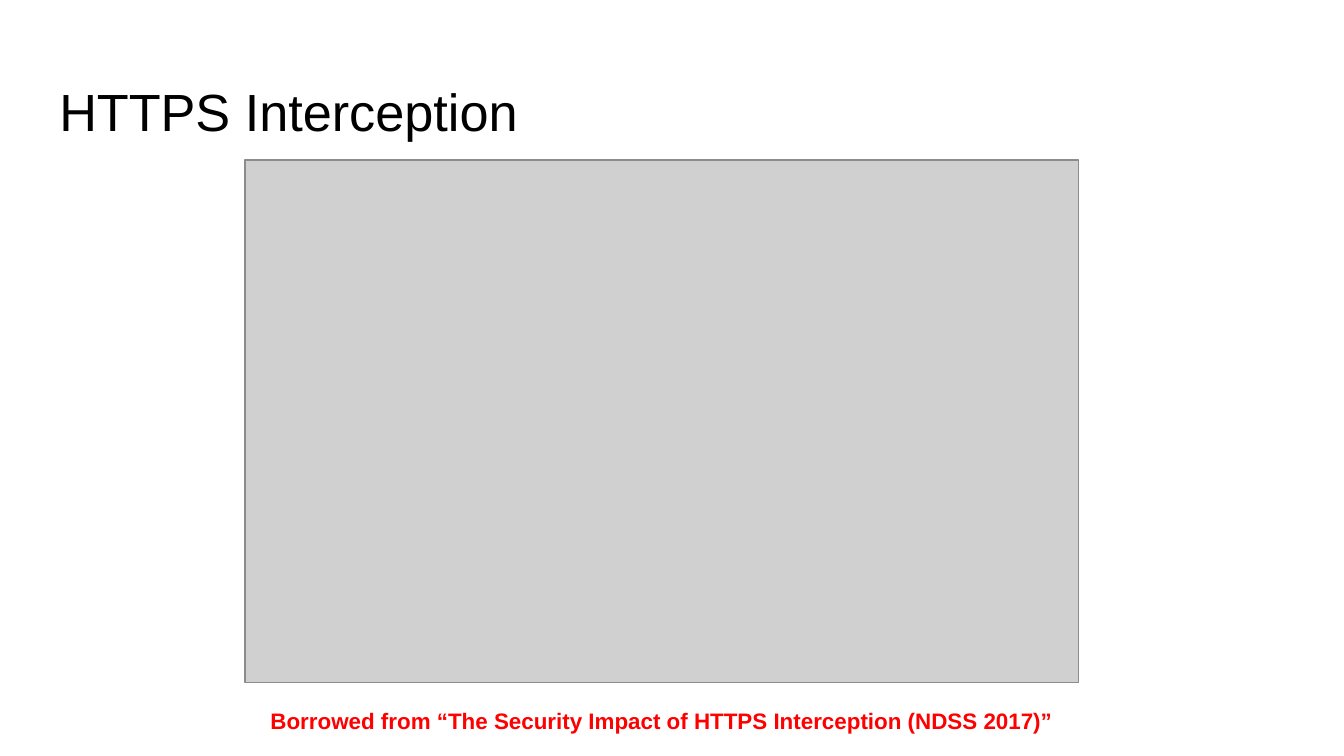
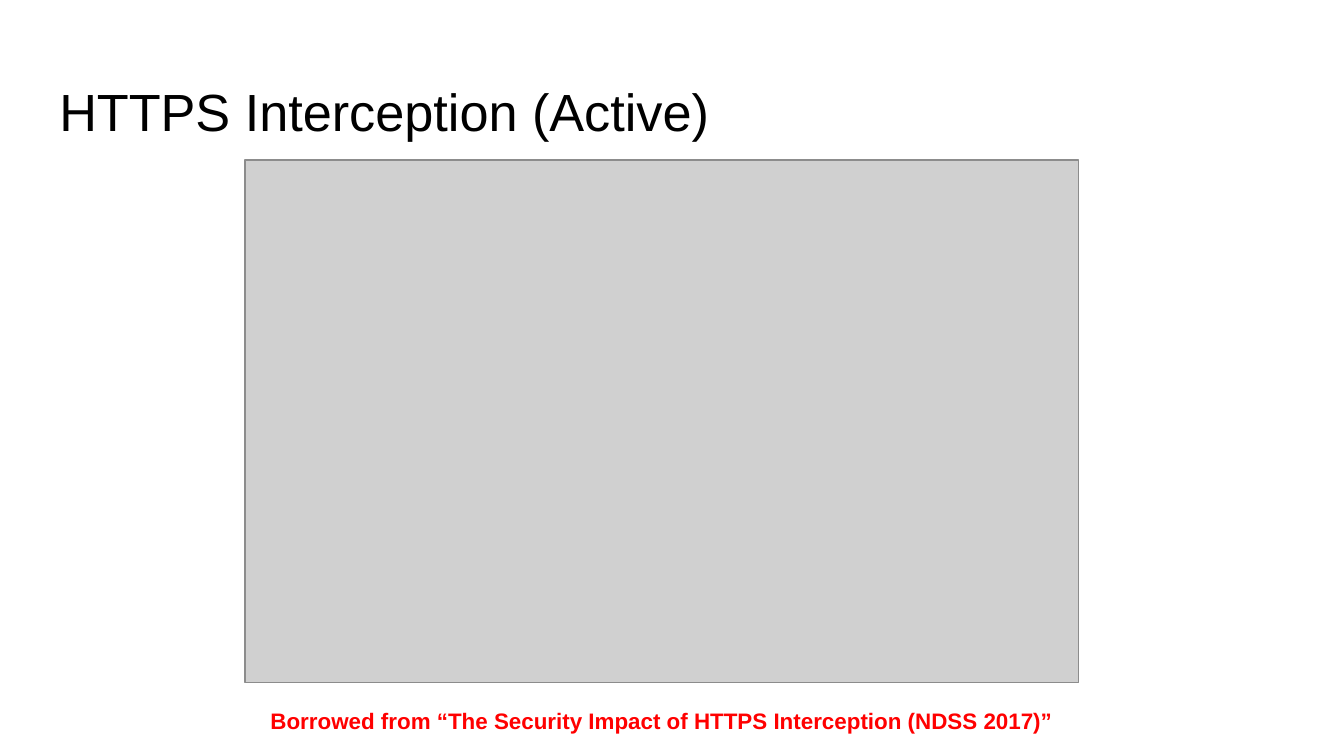
Before and after one commit to sajjadium/tls13-middlebox, a slide deck: slide 6 of mozilla-intern-presentation.pptx. Drawn at 1344x756 pixels with LibreOffice and Linux fonts; fonts in the diff are those of the drawing; grey boxes stand for pictures. Boxes give left, top, right and bottom in pixels: in the first picture for what was removed or moved away, otherwise in the second. Text is boxed around its words. In the diff, an @@ line names an element or a change of style, - is before the commit and + after.

```diff
--- a/mozilla-intern-presentation.pptx
+++ b/mozilla-intern-presentation.pptx
@@ title at (59, 93, 709, 141): text changed @@
-HTTPS Interception
+HTTPS Interception (Active)
```
Also in this commit, not shown: 5 other slides changed.
